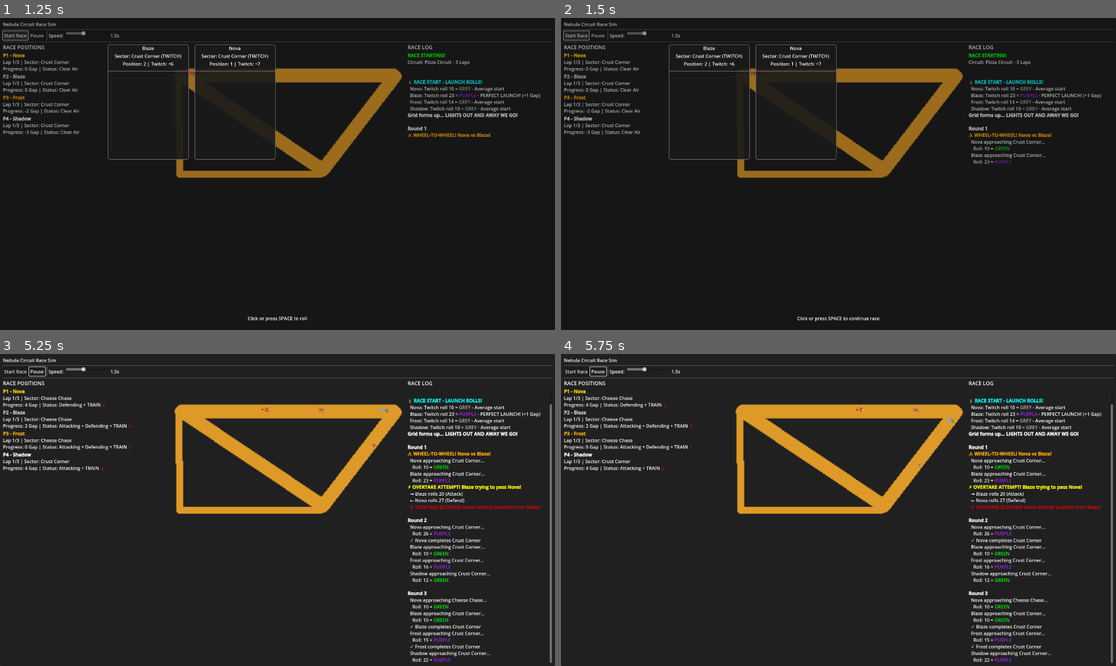
Above: before the commit, frames 1-4 (two rows, left to right).
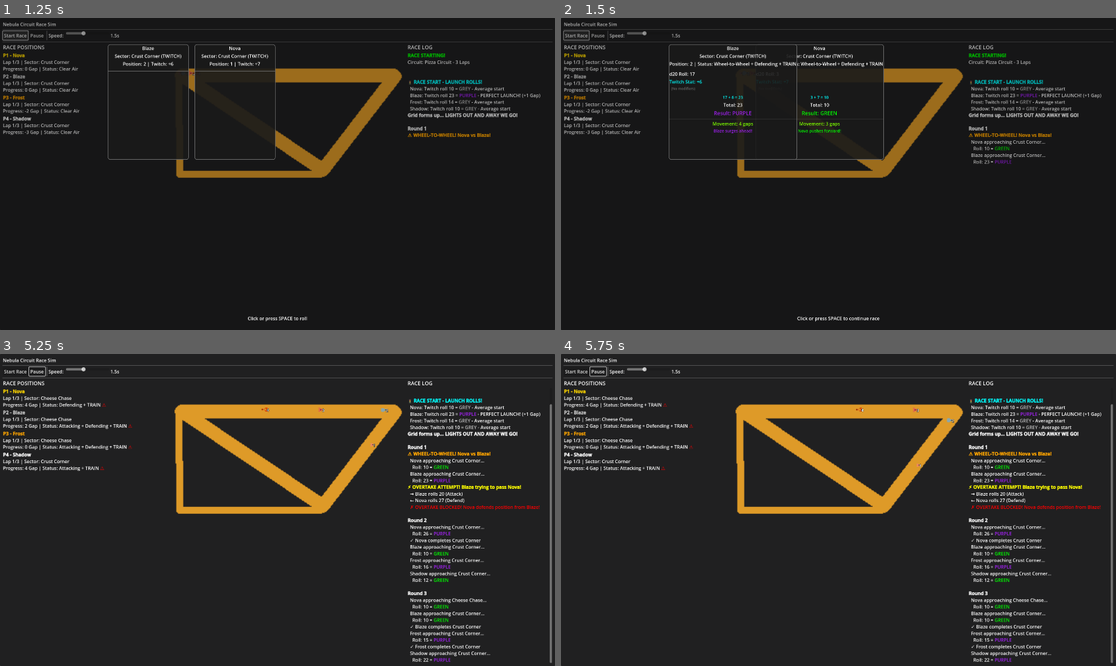
Above: after the commit, the same moments.

Repository: computersaucegames/nc
Game: Godot game, scene res://scenes/tests/RaceTestScene.tscn
Two runs of this game, one before a commit and one after it. Both use one fixed random seed, a clock stepped at 60 frames per second and the inputs below. The project has no main scene, so this scene is started directly.
Inputs (mouse positions are in pixels of both pictures, inside the frame that each line leads up to):
- Up to frame 1 (1.25 s): click "Start Race" at 0.5 s
- Up to frame 2 (1.5 s): click "Start Race" at 1.25 s
- Up to frame 3 (5.25 s): click "Start Race" at 2 s; click "Pause" at 2.75 s; click "Resume" at 3.5 s; move the mouse to (399, 494) at 4.27 s; click (399, 494) at 4.42 s; move the mouse to (166, 525) at 5.02 s; click (166, 525) at 5.17 s
- Up to frame 4 (5.75 s): no input

Frame 1 is identical in both runs. In frame 2, 2.2% of the frame differs, in the area x 19-59%, y 8-46%; in frame 3, less than 0.1%; in frame 4, less than 0.1%.

Commit message:
Fix Focus Mode roll display never showing
The condition to display roll results had impossible logic:
- if current_stage == SHOWING_ROLLS AND roll_results.size() > 0

This could never be true because:
- When stage is SHOWING_ROLLS, roll_results is empty (0)
- When roll_results has data, stage is SHOWING_OUTCOMES

Fix: Simply check if roll_results exist, regardless of stage.
Now setup_roll_display() will actually be called and the enhanced
breakdown (calculation + resolution text) will appear.

Diff:
--- a/scripts/ui/FocusModeOverlay.gd
+++ b/scripts/ui/FocusModeOverlay.gd
@@ -112,7 +112,7 @@
 		panel.position = screen_pos + offset
 
 		# Setup panel data
-		if current_stage == DisplayStage.SHOWING_ROLLS and event.roll_results.size() > pilot_idx:
+		if event.roll_results.size() > pilot_idx:
 			# Show roll results
 			var roll_result = event.roll_results[pilot_idx]
 			var movement = event.movement_outcomes[pilot_idx]
